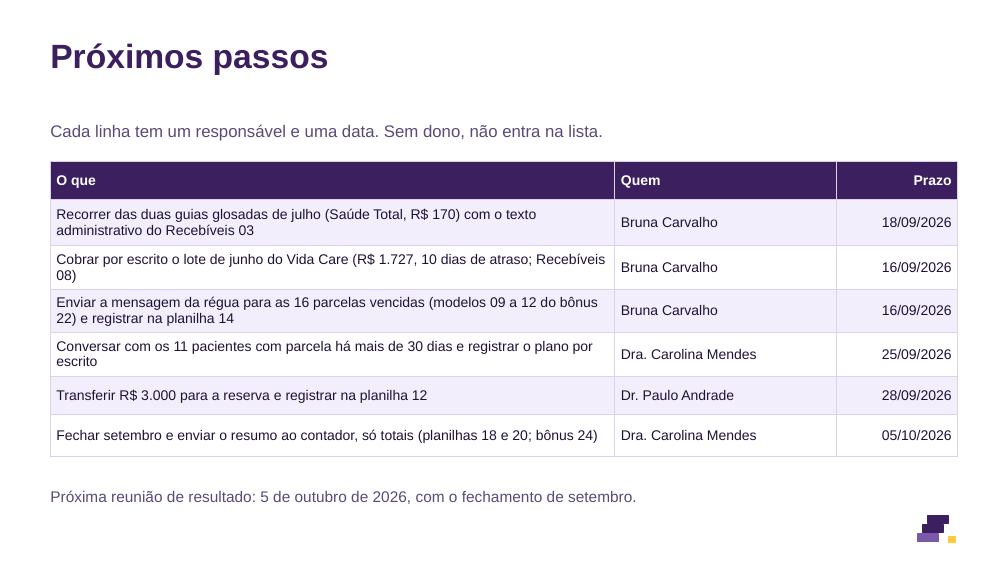
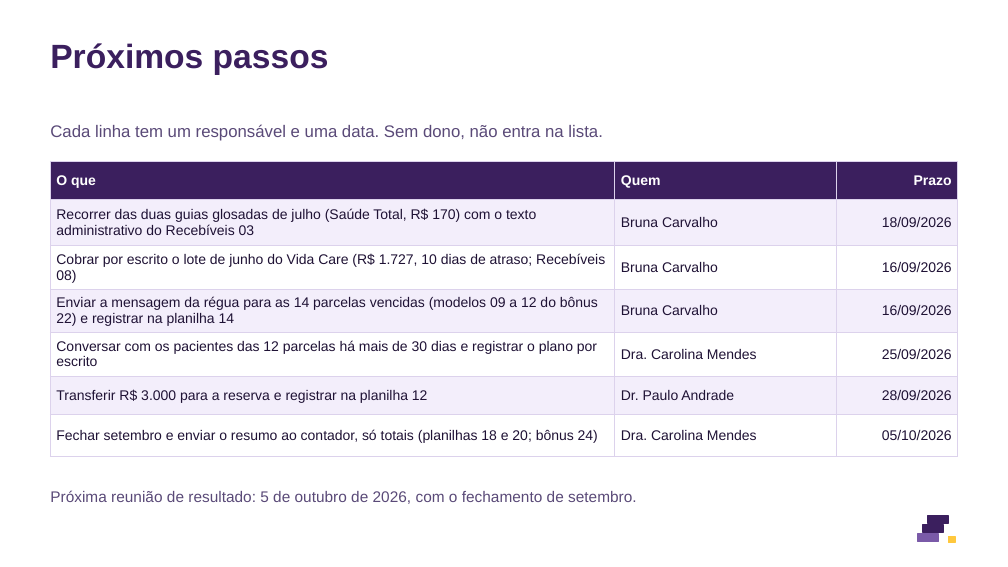
Before and after one commit to eduardomtzz/claude-code, a slide deck: slide 8 of projetos/gestao-ia-planilhas/produto/kit-medicos/27-modelo-resultado-do-mes-8-slides.pptx. Drawn at 1008x567 pixels with LibreOffice and Linux fonts; fonts in the diff are those of the drawing. Boxes give left, top, right and bottom in pixels: in the first picture for what was removed or moved away, otherwise in the second. Text is boxed around its words. In the diff, an @@ line names an element or a change of style, - is before the commit and + after.

```diff
--- a/projetos/gestao-ia-planilhas/produto/kit-medicos/27-modelo-resultado-do-mes-8-slides.pptx
+++ b/projetos/gestao-ia-planilhas/produto/kit-medicos/27-modelo-resultado-do-mes-8-slides.pptx
@@ table at (x1=50, y1=161, x2=958, y2=447) @@
-row 4, column 1: Enviar a mensagem da régua para as 16 parcelas vencidas (modelos 09 a 12 do bônus 22) e registrar na planilha 14
+row 4, column 1: Enviar a mensagem da régua para as 14 parcelas vencidas (modelos 09 a 12 do bônus 22) e registrar na planilha 14
-row 5, column 1: Conversar com os 11 pacientes com parcela há mais de 30 dias e registrar o plano por escrito
+row 5, column 1: Conversar com os pacientes das 12 parcelas há mais de 30 dias e registrar o plano por escrito
```
Also in this commit, not shown: 5 other slides changed, 37 other files.
